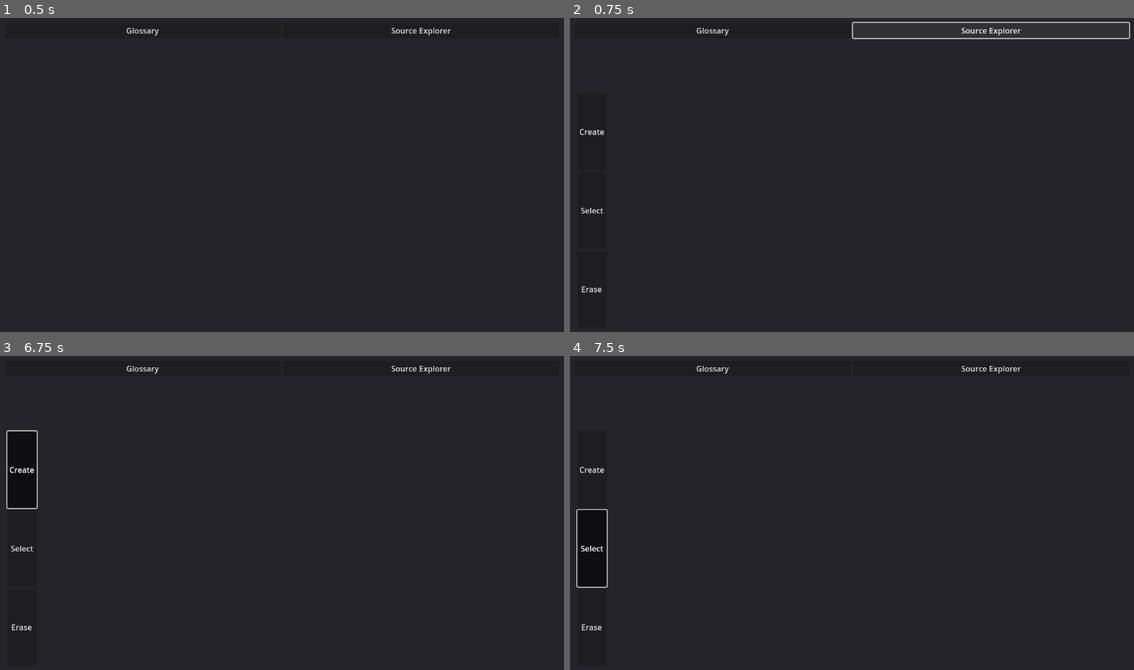
Above: before the commit, frames 1-4 (two rows, left to right).
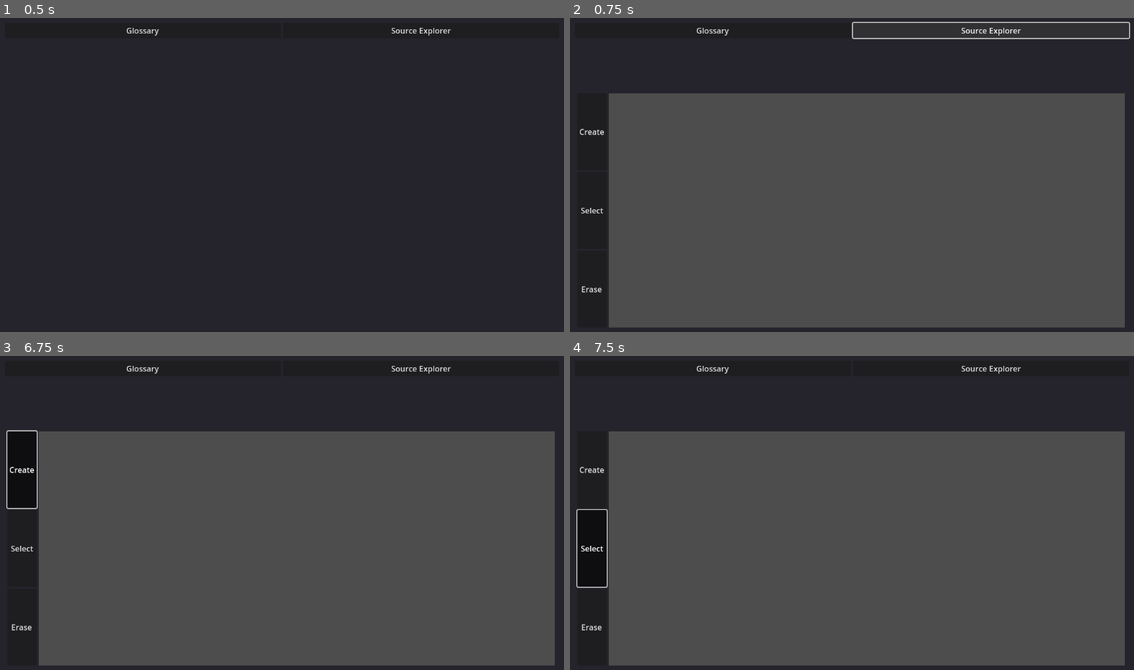
Above: after the commit, the same moments.

Repository: noidexe/rosita-eston
Game: Godot game, scene res://scenes/main.tscn
The game is run twice, just before and just after one commit, with the same random seed, the same clock (stepped at 60 frames per second) and the same inputs. The engine's default icon, where the game draws it, is replaced by a stand-in: a white triangle on a blue panel in a dark square.
Inputs (mouse positions are in pixels of both pictures, inside the frame that each line leads up to):
- Up to frame 1 (0.5 s): no input
- Up to frame 2 (0.75 s): click "Source Explorer" at 0.5 s
- Up to frame 3 (6.75 s): click "Glossary" at 1.25 s; click (180, 387) at 2.02 s; type "12" at 2.1 s; click "Perfect match" at 2.75 s; click "All Words" at 3.5 s; click "Any Words" at 4.25 s; click "Glossary" at 5 s; click "Source Explorer" at 5.75 s; click "Create" at 6.5 s
- Up to frame 4 (7.5 s): click "Select" at 7.25 s

Frame 1 is identical in both runs. In frame 2, 68% of the frame differs, in the area x 6-99%, y 24-99%; in frame 3, 68%; in frame 4, 68%.
Error in both runs: Trying to assign an array of type "Array" to a variable of type "Array[int]". (res://autoloads/Database.gd:463)

Commit message:
SourceExplorer

Diff:
--- a/autoloads/Database.gd
+++ b/autoloads/Database.gd
@@ -562,8 +562,10 @@
 
 class TextureCache extends RefCounted:
 	const MAX_TEXTURES := 20
+	const MAX_THUMBNAIS := 100
 	var base_path : String = ""
 	var textures : Dictionary[String,Texture2D] = {}
+	var thumbnails : Dictionary[String, Texture2D] = {}
 
 	func _init(p_base_path : String) -> void:
 		assert(p_base_path.is_absolute_path())
@@ -571,17 +573,43 @@
 		textures[base_path] = Texture2D.new()
 
 	func get_texture( path: String ) -> Texture2D:
-		return _get_or_load(base_path.path_join(path))
-
-	func _get_or_load( full_path : String):
-		if textures.has(full_path):
-			return textures[full_path]
+		_load_texture_if_needed(path)
+		return textures[path]
+
+	func get_thumbnail( path: String ) -> Texture2D:
+		_load_thumb_if_needed(path)
+		return thumbnails[path]
+
+	func _load_texture_if_needed( path : String):
+		if textures.has(path):
+			return
+		var full_path : String = base_path.path_join(path)
 		var image : Image = Image.load_from_file(full_path)
 		var texture : ImageTexture = ImageTexture.create_from_image(image)
 		if textures.size() >= MAX_TEXTURES:
 			textures.erase(textures.keys().front())
-		textures[full_path] = texture
-		return texture
+		textures[path] = texture
+
+	func _load_thumb_if_needed( path : String ):
+		if thumbnails.has(path):
+			return
+		var thumbs_dir := base_path.path_join("thumbnails")
+		# Create thumbnails dir if needed
+		if not DirAccess.dir_exists_absolute(thumbs_dir):
+			DirAccess.make_dir_recursive_absolute(thumbs_dir)
+		var full_path_thumb := thumbs_dir.path_join(path)
+		var image : Image
+		# Try loading the thumb from disk, otherwise generate it and save it
+		if FileAccess.file_exists(full_path_thumb):
+			image = Image.load_from_file(full_path_thumb)
+		else:
+			image = Image.load_from_file(base_path.path_join(path))
+			image.resize(200,113,Image.INTERPOLATE_LANCZOS)
+			image.save_jpg(full_path_thumb, 0.85)
+		var texture : ImageTexture = ImageTexture.create_from_image(image)
+		if thumbnails.size() >= MAX_THUMBNAIS:
+			thumbnails.erase(thumbnails.keys().front())
+		thumbnails[path] = texture
 
 
 ## Active instance of GlyphDB
--- /dev/null
+++ b/scenes/Source Explorer/source_explorer.gd
@@ -0,0 +1,27 @@
+extends VBoxContainer
+
+var current_path := ""
+
+func _ready() -> void:
+	var sources := Database.sources_db.list()
+	for source in sources:
+		var texture = Database.texture_cache.get_thumbnail(source.path)
+		var button := TextureButton.new()
+		button.texture_normal = texture
+		button.stretch_mode = TextureButton.STRETCH_KEEP_ASPECT_CENTERED
+		button.ignore_texture_size = true
+		button.size_flags_vertical = Control.SIZE_FILL
+		button.size_flags_horizontal = Control.SIZE_FILL
+		button.custom_minimum_size.x = 200
+		%Thumbnails.add_child(button)
+		button.pressed.connect(_on_thumb_selected.bind(source.path))
+
+
+func _on_thumb_selected( path: String ):
+	(%Viewport/SubViewport.get_child(0) as SourceViewer).set_source(Database.sources_db.sources.get(path))
+	current_path = path
+
+
+func _on_source_viewer_rect_selected(rect: Rect2) -> void:
+	var glyph : Database.Glyph = Database.glyph_add()
+	glyph.locations_add(current_path, rect)
--- a/scenes/Source Explorer/source_explorer.tscn
+++ b/scenes/Source Explorer/source_explorer.tscn
@@ -1,4 +1,7 @@
-[gd_scene load_steps=2 format=3 uid="uid://cm7nt1r5rwjrc"]
+[gd_scene load_steps=4 format=3 uid="uid://cm7nt1r5rwjrc"]
+
+[ext_resource type="Script" uid="uid://bl163ir44oa38" path="res://scenes/Source Explorer/source_explorer.gd" id="1_v3bfa"]
+[ext_resource type="PackedScene" uid="uid://dtxgehkbutxbv" path="res://scenes/Source Explorer/source_viewer.tscn" id="2_bp0f1"]
 
 [sub_resource type="ButtonGroup" id="ButtonGroup_76mm2"]
 
@@ -10,15 +13,18 @@
 grow_vertical = 2
 size_flags_horizontal = 3
 size_flags_vertical = 3
+script = ExtResource("1_v3bfa")
 
-[node name="Thumbnails" type="ScrollContainer" parent="."]
+[node name="ThumbnailsContainer" type="ScrollContainer" parent="."]
 layout_mode = 2
+size_flags_vertical = 0
 vertical_scroll_mode = 0
 
-[node name="HBoxContainer" type="HBoxContainer" parent="Thumbnails"]
+[node name="Thumbnails" type="HBoxContainer" parent="ThumbnailsContainer"]
+unique_name_in_owner = true
 custom_minimum_size = Vector2(0, 100)
 layout_mode = 2
-size_flags_vertical = 3
+size_flags_horizontal = 3
 
 [node name="SourceExplorer" type="HBoxContainer" parent="."]
 layout_mode = 2
@@ -53,7 +59,19 @@
 unique_name_in_owner = true
 layout_mode = 2
 size_flags_horizontal = 3
+stretch = true
 
-[node name="GlypEditorContainer" type="Control" parent="SourceExplorer"]
+[node name="SubViewport" type="SubViewport" parent="SourceExplorer/Viewport"]
+handle_input_locally = false
+size = Vector2i(1084, 544)
+size_2d_override_stretch = true
+render_target_update_mode = 4
+
+[node name="SourceViewer" parent="SourceExplorer/Viewport/SubViewport" instance=ExtResource("2_bp0f1")]
+position = Vector2(64, 104)
+
+[node name="GlyphEditorContainer" type="Control" parent="SourceExplorer"]
 unique_name_in_owner = true
 layout_mode = 2
+
+[connection signal="rect_selected" from="SourceExplorer/Viewport/SubViewport/SourceViewer" to="." method="_on_source_viewer_rect_selected"]
--- /dev/null
+++ b/scenes/Source Explorer/source_viewer.gd
@@ -0,0 +1,45 @@
+extends Node2D
+class_name SourceViewer
+
+var drag_start_pos := Vector2()
+var drag_end_pos := Vector2()
+var dragging := false
+
+var source : Database.Source
+
+signal rect_selected(rect : Rect2)
+
+func set_source( p_source : Database.Source ):
+	source = p_source
+	$source.texture = Database.texture_cache.get_texture(p_source.path)
+	get_viewport().size_2d_override = $source.texture.get_size()
+	_update_display()
+
+func _input(event: InputEvent) -> void:
+	var texture_pos = $source.to_local(get_global_mouse_position())
+	if event is InputEventMouseButton and (event as InputEventMouseButton).button_index == MOUSE_BUTTON_LEFT:
+		if event.is_pressed():
+			drag_start_pos = texture_pos
+			drag_end_pos = texture_pos
+			dragging = true
+		else:
+			dragging = false
+			var rect := Rect2()
+			rect.position = drag_start_pos
+			rect.end = texture_pos
+			rect_selected.emit(rect)
+			_update_display()
+	if event is InputEventMouseMotion:
+		if dragging:
+			drag_end_pos = texture_pos
+			_update_display()
+
+func _update_display():
+	queue_redraw()
+
+func _draw() -> void:
+	if source:
+		for rect in source.rects.keys():
+			draw_rect(rect, Color.RED, false, 3)
+	if dragging:
+		draw_rect( Rect2(drag_start_pos, drag_end_pos - drag_start_pos), Color.YELLOW, false, 1 )
--- /dev/null
+++ b/scenes/Source Explorer/source_viewer.tscn
@@ -0,0 +1,13 @@
+[gd_scene load_steps=2 format=3 uid="uid://dtxgehkbutxbv"]
+
+[ext_resource type="Script" uid="uid://bwvjncihyjo6t" path="res://scenes/Source Explorer/source_viewer.gd" id="1_g5f4l"]
+
+[node name="SourceViewer" type="Node2D"]
+script = ExtResource("1_g5f4l")
+
+[node name="camera" type="Camera2D" parent="."]
+anchor_mode = 0
+
+[node name="source" type="Sprite2D" parent="."]
+show_behind_parent = true
+centered = false
Not shown, added: scenes/Source Explorer/source_explorer.gd.uid
Not shown, added: scenes/Source Explorer/source_viewer.gd.uid
